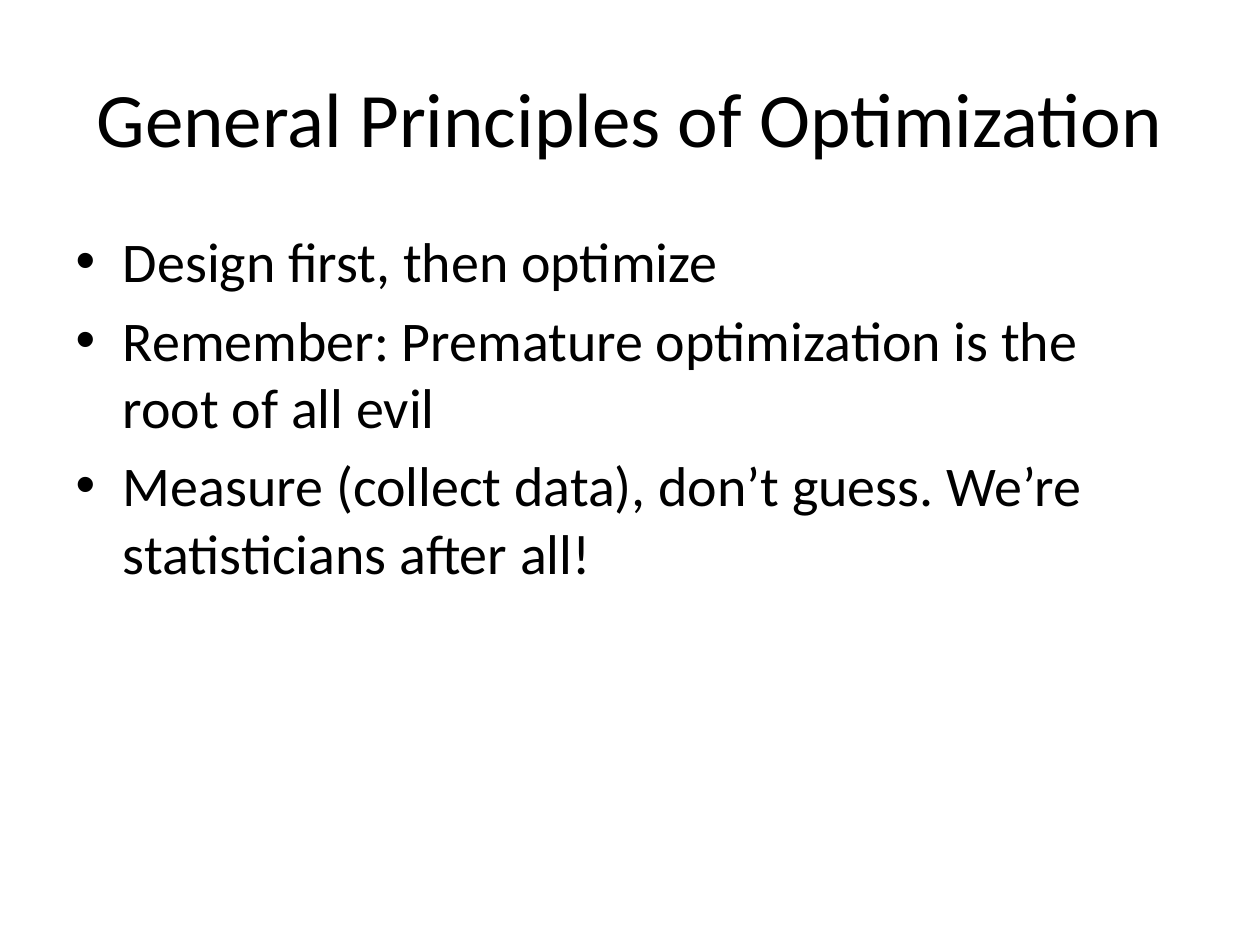
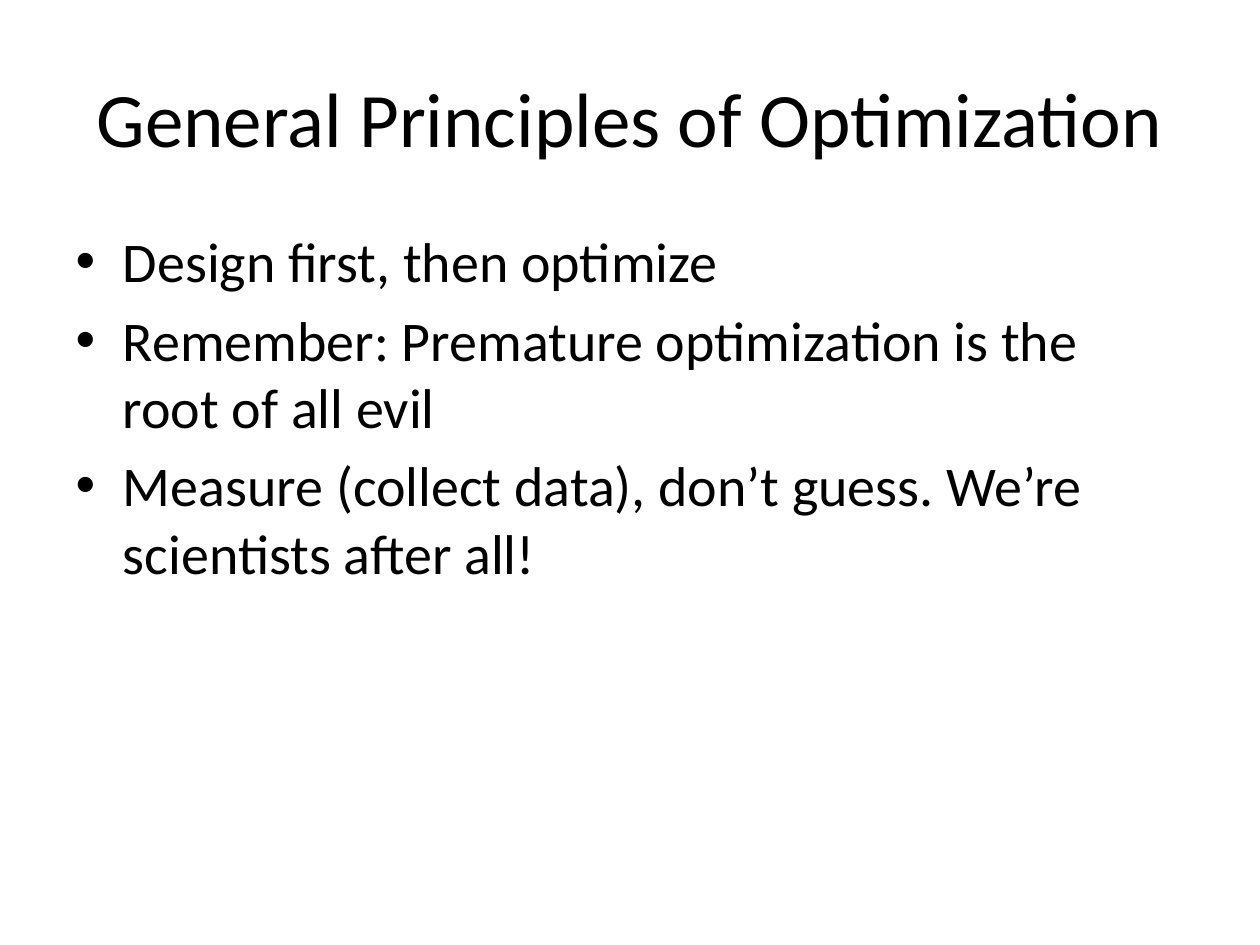
Before and after one commit to Max201510/Biostat776, a slide deck: slide 4 of notes/RProfiler.pptx. Drawn at 1260x945 pixels with LibreOffice and Linux fonts; fonts in the diff are those of the drawing. Boxes give left, top, right and bottom in pixels: in the first picture for what was removed or moved away, otherwise in the second. Text is boxed around its words. In the diff, an @@ line names an element or a change of style, - is before the commit and + after.

```diff
--- a/notes/RProfiler.pptx
+++ b/notes/RProfiler.pptx
@@ text at box(123, 465, 1081, 575): text changed @@
-• Measure (collect data), don’t guess. We’re statisticians after all!
+• Measure (collect data), don’t guess. We’re scientists after all!
```
Also in this commit, not shown: 1 slide removed, 1 other file.
